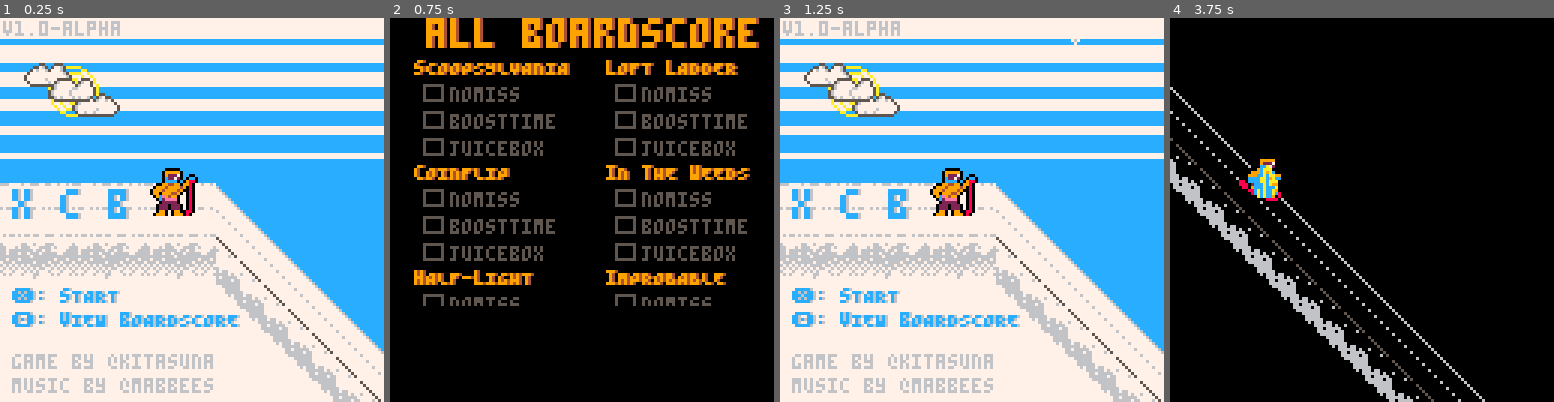
Above: before the commit, frames 1-4 (left to right).
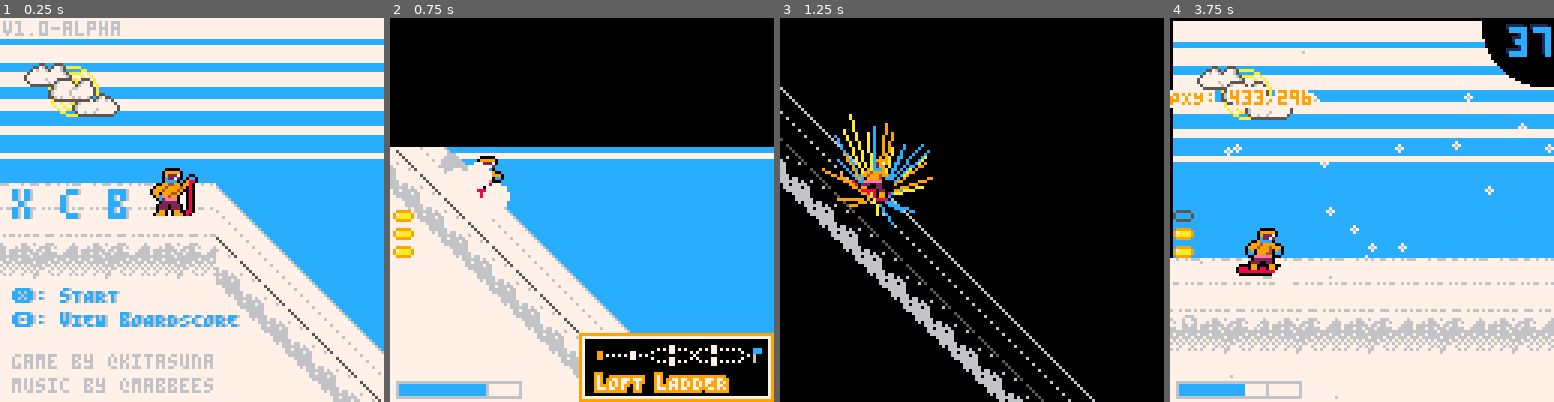
Above: after the commit, the same moments.

Repository: radicalslice/xcb
Game: PICO-8 cartridge main.p8
Two runs of this game, one before a commit and one after it. Both use one fixed random seed, a clock stepped at 60 frames per second and the inputs below.
Inputs:
- Up to frame 1 (0.25 s): no input
- Up to frame 2 (0.75 s): tap X (X key) at 0.33 s; tap O (Z key) at 0.7 s
- Up to frame 3 (1.25 s): tap X (X key) at 1.07 s
- Up to frame 4 (3.75 s): hold Right 1.6-2.1 s; tap O (Z key) every 0.4 s from 1.7 to 3.7 s; tap X (X key) at 1.85, 2.97 s; hold Up 2.15-2.42 s; hold Right 2.47-3.03 s; hold Left 3.08-3.58 s; hold Down from 3.63 s (still down)

Frame 1 is identical in both runs. In frame 2, 70% of the frame differs, in the area x 0-100%, y 0-100%; in frame 3, 98%; in frame 4, 96%.

Commit message:
v1.0::minimap Add real version of minimap v1.0::branchrevis Update branching logic

Diff:
--- a/_game.lua
+++ b/_game.lua
@@ -8,15 +8,12 @@
 }
 _frame_counter = 0
 _last_y_drawn = 0
-_camera_freeze = false
-_game_state = "main"
 _last_music_idx = -1
 Y_BASE = 80
 
 _debug = {
   msgs = true,
 }
-
 
 _timers = {}
 _shake = 0
@@ -73,30 +70,30 @@
  if range != nil then
    y_ground, angle = range.f(board_pos_x)
  else
-   cls()
-   if _level_index == _level_count then
-     -- music(-1, 200)
-     -- music(14, 100)
-     _timers.input_freeze:init(8,_now)
-    else
-     _timers.input_freeze:init(0.5,_now)
-   end
    _timers.boost:f()
    star_mode_off()
    player.ddx = _PLAYER_DDX
    -- prevent the gameover time from triggering if the player has already init'd it
    _timers.pregameover.ttl = 0
-   _up_charge,_down_charge = 0,0
-
 
    local boosttime = player.boosting_time / (_now - _level.started_at)
    if boosttime > 0.66 then
       _boardscore:update(_level.name, "boosttime", true)
    end
 
+   if _level_index == 5 or _level_index == 6 then
+     -- music(-1, 200)
+     -- music(14, 100)
+     -- show boardscore a couple seconds after finishing
+     _timers.show_boardscore2:init(3,_now)
+      _savedboardscore:merge(_boardscore)
+      _savedboardscore:save()
+   end
+
    __update = _update_interlevel
    __draw = _draw_interlevel
    return
+
  end
 
   -- Check for any jumps
@@ -359,6 +356,6 @@
     -- print("\^o7ffboosting t: "..player.boosting_time, 0, 6, 9)
     -- print("\^o7ffjuice: "..(_level.score.juicebox and "true" or "false"), 0, 12, 9)
     -- print("\^o7ffvis: "..(_itemmgr.visible and "true" or "false"), 0, 18, 9)
-    -- print("\^o7ffPXY: "..flr(player.x)..","..flr(player.y), 0, 24, 9)
+    print("\^o7ffPXY: "..flr(player.x)..","..flr(player.y), 0, 24, 9)
   end
 end
--- a/_init.lua
+++ b/_init.lua
@@ -17,6 +17,7 @@
   _savedboardscore = BoardScore:new()
   _savedboardscore:load()
   _itemmgr = ItemMgr:new()
+  _maptrails = MapTrails:new()
 
   player:reset()
 
--- a/_interlevel.lua
+++ b/_interlevel.lua
@@ -7,8 +7,8 @@
   _draw_game()
 
   palt(0, false)
-  local up_arrow_x = 67
-  local down_arrow_x = 67
+  local up_arrow_x = 66
+  local down_arrow_x = 66
 
   if btn(2) then
     up_arrow_x += rnd(2) - 1
@@ -17,21 +17,12 @@
     down_arrow_x += rnd(2) - 1
   end
 
-  if _level_index == _level_count and _timers.interlevel.ttl == 0 then
-    -- save boardscore
-    _savedboardscore:merge(_boardscore)
-    _savedboardscore:save()
-
-    local victory = VictoryScreen:new({header = "nice boardin'!", levels = player.level_history})
-    __update = function() victory:update() end
-    __draw = function() victory:draw() end
-
-  elseif _level_config.branches != nil then
-    print("\^o9ffHOLD",64,78,7)
+  if _level_config.branches != nil then
+    print("\^o9ffHOLD",63,78,7)
     spr(114,up_arrow_x,69 - (_up_charge * 4))
     spr(114,down_arrow_x,85 + (_down_charge * 4),1,1,false,true)
-    print("\^o9ff".._level_configs[_level_config.branches[1]].name, 77, 67, 7)
-    print("\^o9ff".._level_configs[_level_config.branches[2]].name, 77, 90, 7)
+    print("\^o9ff".._level_configs[_level_config.branches[1]].name, 76, 67, 7)
+    print("\^o9ff".._level_configs[_level_config.branches[2]].name, 76, 90, 7)
   end
 
   palt(0, true)
@@ -75,7 +66,8 @@
     _timers.snow:update()
   end
 
-  if _level_index != _level_count then
+  if _level_config.branches != nil then
+    -- play or stop arrow charing sfx
     if not btn(2) and not btn(3) then
       sfx(5, -2)
     elseif stat(19) != 5 and _timers.interlevel.ttl == 0 and (btn(2) or btn(3)) then
@@ -93,21 +85,30 @@
     elseif _down_charge > 0 then
       _down_charge = max(0, _down_charge - (dt * 3))
     end
-  elseif _timers.input_freeze.ttl == 0 and (btnp(4) or btnp(5)) then
-      anytime_init()
   end
 
   _timers.interlevel:update()
-  if _timers.input_freeze.ttl == 0 and (_up_charge > 1.2 or _down_charge > 1.2) and _timers.interlevel.ttl == 0 then
+
+  if _level_index == 5 or _level_index == 6 then
+    -- do nothing, just wait for victory screen
+    _timers.show_boardscore2:update()
+    return
+  end
+
+  if (_up_charge > 1.2 or _down_charge > 1.2 or _level_config.branches == nil) and _wipe_ttl == 0 then
     _timers.interlevel:init(0.2, _now)
     sfx(5, -2)
     _init_wipe(0.4)
-    if _up_charge > 1.2 then
+
+    if _level_config.branches == nil then
+      _level_index += 1
+      _maptrails:add(_level_config.notif_f1)
+    elseif _up_charge > 1.2 then
       _level_index = _level_config.branches[1]
+      _maptrails:add(_level_config.notif_f1up)
     else
       _level_index = _level_config.branches[2]
+      _maptrails:add(_level_config.notif_f1down)
     end
-
-    _up_charge,_down_charge = 0,0
   end
 end
--- a/_title.lua
+++ b/_title.lua
@@ -70,12 +70,12 @@
 
   _timers.interlevel:update(_now)
 
-  if _timers.input_freeze.ttl == 0 and btnp(5) then
+  if _timers.input_freeze.ttl == 0 and btnp(4) then
     _init_wipe(0.4)
     _timers.show_boardscore:init(0.2, _now)
   end
 
-  if _timers.input_freeze.ttl == 0 and btnp(4)  and _timers.interlevel.ttl <= 0 then
+  if _timers.input_freeze.ttl == 0 and btnp(5)  and _timers.interlevel.ttl <= 0 then
     anytime_init()
     _timers.interlevel:init(0.2, _now)
     _init_wipe(0.4)
--- a/_victory.lua
+++ b/_victory.lua
@@ -3,7 +3,8 @@
 function VictoryScreen:new(o)
   o = o or {
     header = "nice boardin'!",
-    levels = {}
+    levels = {},
+    score = _savedboardscore
   }
   setmetatable(o, self)
   self.__index = self
@@ -13,30 +14,19 @@
 function VictoryScreen:draw()
   cls()
   palt(11, false)
-  print("\^w\^t\^o410"..self.header, 12, 0, 9)
+  print("\^w\^t\^o9ff"..self.header, 11, 1, 7)
   local y = 18
   local x = 8
 
   for i, level in ipairs(self.levels) do
     local x = ((i-1) % 2 ~= 0 and 72 or 8)
     local y = 14 + (((i-1) \ 2) * 35)
-    print("\^o410"..level, x, y, 9)
-    print_boardscore(_savedboardscore:lookup(level), x, y+6)
+    print("\^o9ff"..level, x, y, 7)
+    print_boardscore(self.score:lookup(level), x, y+6)
   end
 
-  --[[
-  print("\^o410"..player.level_history[2], 72, 18, 9)
-  print_boardscore(_boardscore:lookup(player.level_history[2]), 72, 24)
-
-  print("\^o410"..player.level_history[3], 8, 54, 9)
-  print_boardscore(_boardscore:lookup(player.level_history[3]), 8, 60)
-
-  print("\^o410"..player.level_history[4], 72, 54, 9)
-  print_boardscore(_boardscore:lookup(player.level_history[4]), 72, 60)
-  --]]
-
   -- if _timers.input_freeze.ttl == 0 then
-  print("\^o410"..BUTTON_X.."/"..BUTTON_O..": return to title", 20, 120, 9)
+  print("\^o9ff"..BUTTON_X.."/"..BUTTON_O..": return to title", 20, 120, 7)
   -- end
 end
 
--- a/_wipe.lua
+++ b/_wipe.lua
@@ -15,6 +15,7 @@
 end
 
 function _init_wipe(ttl)
+  printh("called init wipe...")
   _wipe_ttl = ttl
   _wipe_ttl0 = ttl
 end
--- a/level.lua
+++ b/level.lua
@@ -1,18 +1,17 @@
 _level = {}
 _level_index = 1
-_level_count = 6
 _level_config = {}
 -- Map[XPos][mapx, mapy, sprnum]
 _map_table = {}
 -- []{x_pos, y_elevation}
 _elevations = {}
 _level_names = {
-"sCOOPSYLVANIA",
 "lOFT lADDER",
 "cOINFLIP",
 "iN tHE wEEDS",
 "hALF-lIGHT",
 "iMPROBABLE",
+"sCOOPSYLVANIA",
 }
 
 -- how much time to add to the remaining time at each interlevel
@@ -26,7 +25,15 @@
     item_pos = {1750, 270},
     tree_tileheight = 3,
     foreground = false,
-    branches = {2, 3},
+    notif_f0 = function()
+      rectfill(69, 111, 70, 113, 9)
+    end,
+    notif_f1 = function()
+      rectfill(69, 111, 70, 113, 9)
+      for x=72,78,2 do
+        pset(x, 112, 9)
+      end
+    end,
     draw_f = function()
       rectfill(0, 0, 128, 128, 12)
       local cloudheight = 6
@@ -49,10 +56,20 @@
     name = _level_names[2],
     tiles = {17,1,24,30,21,24,27,7},
     item_pos = {1040, 130},
-    branches = {4, 5},
+    branches = {3, 4},
     tree_tileheight = 3,
+    notif_f0 = function()
+      rectfill(80, 111, 81, 113, 9)
+    end,
+    notif_f1up = function()
+      rectfill(80, 111, 81, 113, 9)
+      spr(177, 77, 109, 2, 1)
+    end,
+    notif_f1down = function()
+      rectfill(80, 111, 81, 113, 9)
+      spr(193, 77, 109, 2, 1)
+    end,
     foreground = false,
-    mtn_f = function() end,
     sky_f = function()
       rectfill(-16,0,144,63,12)
     end,
@@ -64,10 +81,22 @@
     name = _level_names[3],
     tiles = { 17,1,24,30,29,32,35,4},
     item_pos = {2448, 350},
-    branches = {4, 5},
+    branches = {5, 6},
     tree_tileheight = 3,
     trailcolor = 3,
     foreground = false,
+    notif_f0 = function()
+      rectfill(93, 109, 94, 111, 9)
+    end,
+    notif_f1up = function()
+      rectfill(93, 109, 94, 111, 9)
+      spr(179, 93, 109, 2, 1)
+    end,
+    notif_f1down = function()
+      rectfill(93, 109, 94, 111, 9)
+      spr(179, 93, 109, 2, 1)
+      spr(196, 101, 109, 2, 1)
+    end,
     draw_f = function()
       rectfill(0, 0, 128, 128, 12)
       line(0,1,128,1,1)
@@ -81,8 +110,20 @@
     name = _level_names[4],
     tiles = { 13,3,28,40,21,24,27,7},
     item_pos = {2440, 465},
-    branches = {6, 6},
+    branches = {5, 6},
     tree_tileheight = 2,
+    notif_f0 = function()
+      rectfill(93, 113, 94, 115, 9)
+    end,
+    notif_f1up = function()
+      rectfill(93, 113, 94, 115, 9)
+      spr(180, 101, 109)
+      spr(195, 93, 109)
+    end,
+    notif_f1down = function()
+      rectfill(93, 113, 94, 115, 9)
+      spr(195, 93, 109, 2, 1)
+    end,
     foreground = true,
     mtn_f = function()
       pal(6, 5)
@@ -100,10 +141,12 @@
     name = _level_names[5],
     tiles = { 13,3,28,40,21,24,27,7},
     item_pos = {1350, 40},
-    branches = {6, 6},
     tree_tileheight = 2,
     foreground = true,
     trailcolor = 5,
+    notif_f0 = function()
+      rectfill(107, 109, 108, 111, 9)
+    end,
     mtn_f = function()
       pal(6, 0)
       pal(7, 6)
@@ -132,6 +175,9 @@
     tree_tileheight = 2,
     foreground = true,
     trailcolor = 5,
+    notif_f0 = function()
+      rectfill(107, 113, 108, 115, 9)
+    end,
     mtn_f = function()
       pal(6, 0)
       pal(7, 6)
--- a/main.p8
+++ b/main.p8
@@ -19,11 +19,19 @@
 #include gamemgr.lua
 #include item.lua
 #include level.lua
+#include minimap.lua
 #include obstacle.lua
 #include player.lua
 #include qico.lua
 #include timer.lua
 #include utils.lua
+…(7 lines of a section not shown)…
 
 
 
--- /dev/null
+++ b/minimap.lua
@@ -0,0 +1,18 @@
+MapTrails = {}
+function MapTrails:new(o)
+  local base = {}
+  o = o or base
+  setmetatable(o, self)
+  self.__index = self
+  return o
+end
+
+function MapTrails:add(f)
+  add(self, f)
+end
+
+function MapTrails:draw()
+  for i, f in ipairs(self) do -- foreach draw function we've accumulated
+    f()
+  end
+end
--- a/obstacle.lua
+++ b/obstacle.lua
@@ -6,7 +6,6 @@
   init = function(m)
     m.queue,m.obstacles = {},{}
   end,
-  -- parses level data but only looks at the obstacles
   parselvl = function(m,lvlstr)
     local x_curr = 0
     foreach(split(lvlstr, "\n"), function(substr)
@@ -15,7 +14,6 @@
         return
       end
       if vals[1] == "obs" then
-        printh("Got one!")
         add(m.queue, {spawn_x=x_curr,plane=vals[2],sprite=vals[3] and vals[3] or 181})
         x_curr += 8
       -- handle obs ramps
@@ -28,11 +26,9 @@
         x_curr += vals[2]
       end
     end)
-    printh("Added "..#m.queue.." obstacles")
   end,
   update = function(m)
     foreach(m.obstacles, function(obs)
-      obs:update()
       if obs.x < player.x - 32 then
         del(m.obstacles, obs)
       end
@@ -58,13 +54,6 @@
         spr(obs.sprite, obs.x, obs.y)
       end
 
-      -- draw bb
-      -- local bb = obs:get_bb()
-      -- rect(bb[1],bb[2],bb[3],bb[4],11)
-    end,
-    update = function(obs)
-      -- we don't need this because the camera is already in motion!
-      -- obs.x -= dx
     end,
     get_bb = function(obs)
       return {flr(obs.x),flr(obs.y),flr(obs.x)+7,flr(obs.y)+5}
--- a/timer.lua
+++ b/timer.lua
@@ -43,20 +43,20 @@
     )
 
   sakurai_f_base = function(t)
-      __update = _update_game
-      __draw = _draw_game
-      _timers.boost:init(2,time())
-      player.juice -= 1
-      player.dx_max = _PLAYER_DX_MAX_BOOSTED
-      player.dx = _PLAYER_DX_INIT_BOOSTED
-      player.boosting = true
-      return t
+    __update = _update_game
+    __draw = _draw_game
+    _timers.boost:init(2,time())
+    player.juice -= 1
+    player.dx_max = _PLAYER_DX_MAX_BOOSTED
+    player.dx = _PLAYER_DX_INIT_BOOSTED
+    player.boosting = true
+    return t
   end
 
   sakurai_f_ext = compose(
     sakurai_f_base,
     function(t)
-      music(1)
+      -- music(1)
     end
   )
 
@@ -89,7 +89,16 @@
   _timers.show_boardscore = new_timer(
     0,
     function(t)
-      local victory = VictoryScreen:new({header = "all boardscore", levels = _level_names})
+      local victory = VictoryScreen:new({header = "all boardscore", levels = _level_names, score = _savedboardscore})
+      __update = function() victory:update() end
+      __draw = function() victory:draw() end
+    end
+  )
+
+  _timers.show_boardscore2 = new_timer(
+    0,
+    function(t)
+      local victory = VictoryScreen:new({header = "nice boardin'!", levels = player.level_history, score = _boardscore})
       __update = function() victory:update() end
       __draw = function() victory:draw() end
     end
@@ -110,7 +119,6 @@
     function(t)
       local y = -80 + (flr(rnd(7)) * 10)
       local x = 90 + (flr(rnd(18)) * 8)
-      -- local y, x = 64, 64
       local dx = 1+rnd(1)
       add(_FX.snow, {x=x, y=y, dx=dx})
       t:init(0.05, time())
@@ -129,7 +137,6 @@
       -- pass in 0 for the player's x position because it doesn't matter here
       local ranges, jumps, x_max = parse_ranges(_levels[_level_index])
 
-      printh("Loading config for level ".._level_index)
       _level_config = _level_configs[_level_index]
 
       local levelname = _level_config.name
@@ -145,10 +152,6 @@
       -- assume true for the nomiss score
       _level.score.nomiss = true
 
-
-      for t,v in pairs(_level.score) do
-        printh(t..":"..(v and "true" or "false"))
-      end
 
       add(_FX.notifs, new_notif(_level.name))
 
@@ -166,9 +169,8 @@
       player.dx = _PLAYER_DX_MAX
       add(player.level_history, _level.name)
 
-      _camera_freeze = false
-      _interlevel_wipego = false
-      _game_state = "main"
+      _up_charge,_down_charge = 0,0
+
       __update = _update_game
       __draw = _draw_game
     end
@@ -185,7 +187,7 @@
 
 _timermgr = {
   handle_playerstop = function()
-    music(-1, 1000)
+    -- music(-1, 1000)
     _timers.pregameover:init(2,time())
   end
 }
--- a/utils.lua
+++ b/utils.lua
@@ -68,10 +68,14 @@
         spr(160, 69, 109, 6, 1)
         spr(176, 117, 110)
         print("\^o9ff"..msg, 69, 119, 7)
+        _maptrails:draw()
+        if flr(self.ttl * 60) % 10 < 7 then
+          _level_config.notif_f0()
+        end
       end
     end,
     update = function(self, dt)
-      -- self.ttl -= dt
+      self.ttl -= dt
     end,
   }
 end
Not shown, changed: 33 lines of the sprite sheet (__gfx__) section of main.p8
